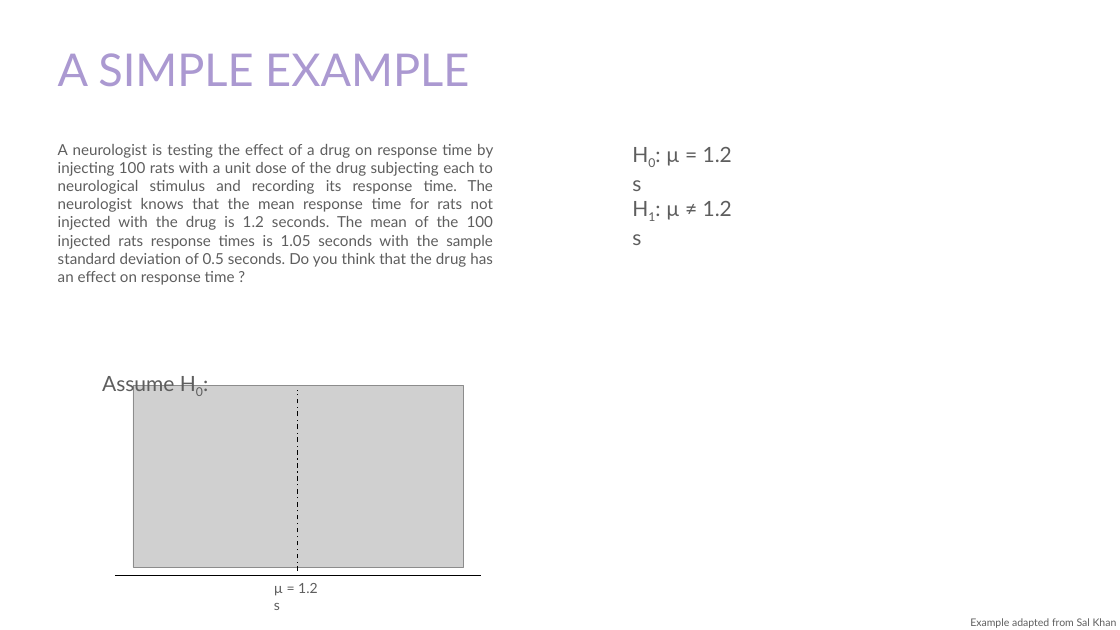
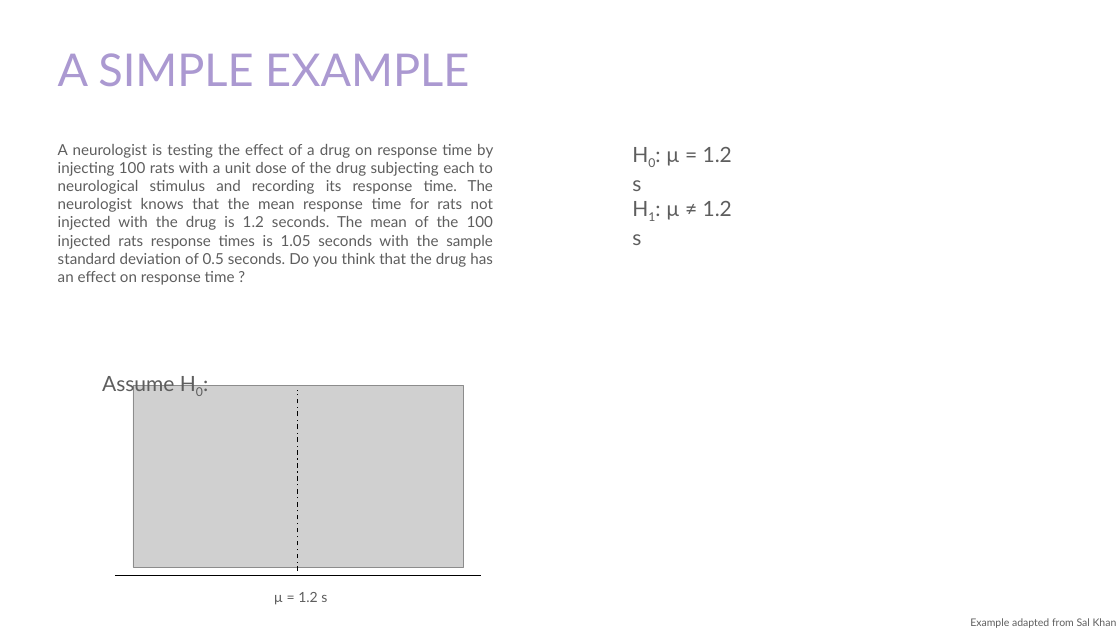
Before and after one commit to bioinformatics-core-shared-training/Bulk_RNAseq_Course_Base, a slide deck: slide 26 of additional_scripts_and_materials/07_Statistics_1.pptx. Drawn at 1120x630 pixels with LibreOffice and Linux fonts; fonts in the diff are those of the drawing; grey boxes stand for pictures. Boxes give left, top, right and bottom in pixels: in the first picture for what was removed or moved away, otherwise in the second. Text is boxed around its words. In the diff, an @@ line names an element or a change of style, - is before the commit and + after.

```diff
--- a/additional_scripts_and_materials/07_Statistics_1.pptx
+++ b/additional_scripts_and_materials/07_Statistics_1.pptx
@@ text "µ = 1.2 s" rewrapped from [274, 583, 318, 610] to [274, 592, 327, 605] @@
```
Also in this commit, not shown: 14 other slides changed, 3 slides added, 2 slides removed, 3 other files.
